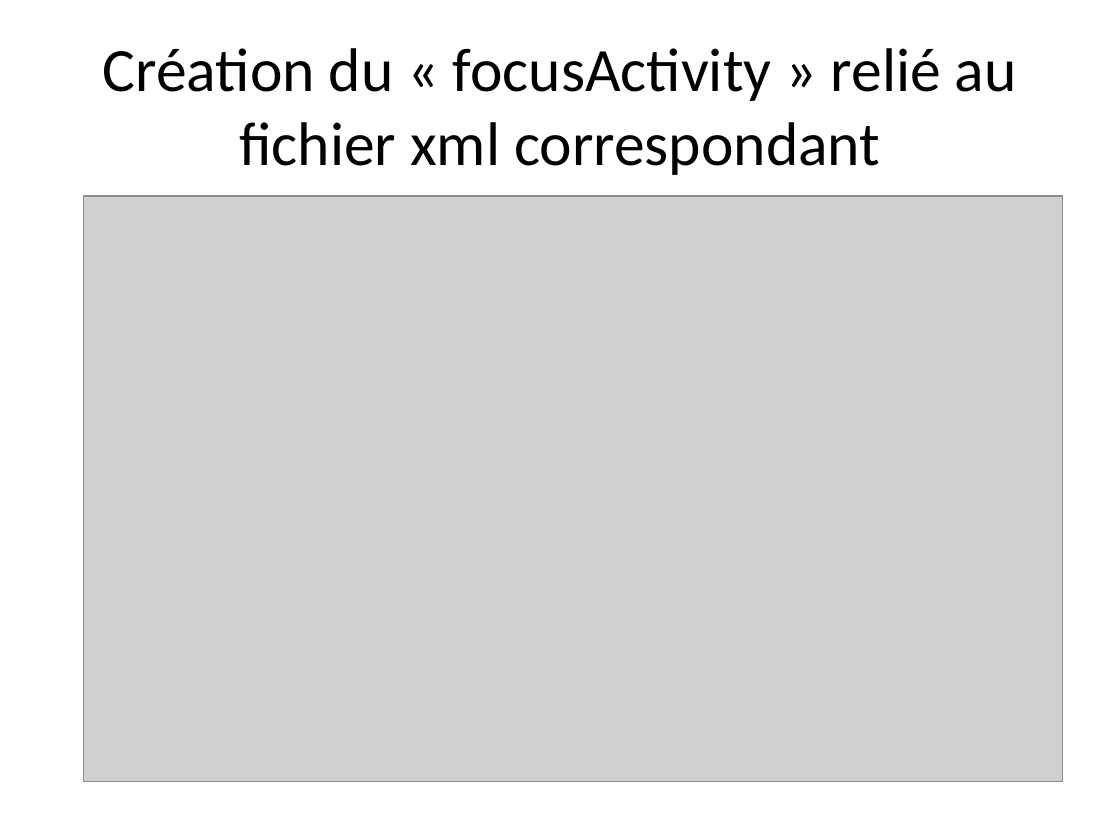
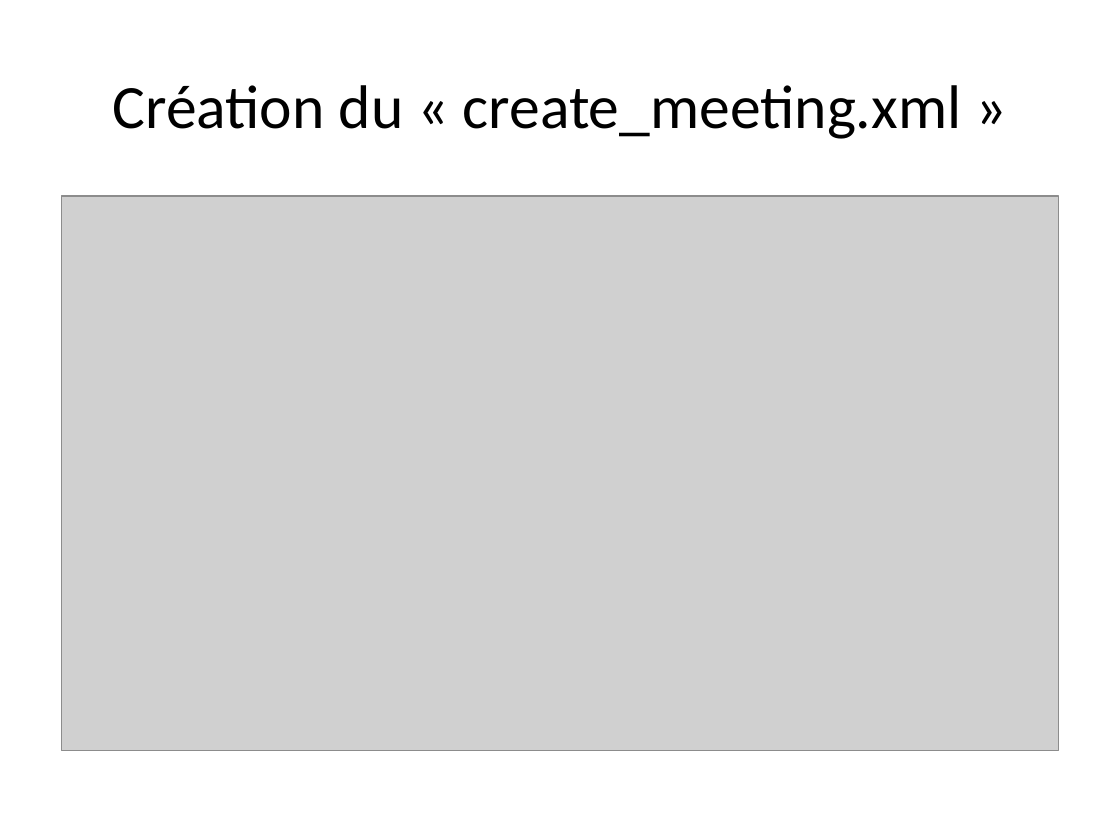
Before and after one commit to Luck-art/Projet_4_android, a slide deck: slide 5 of powerpoint/projet_4_powerpoint.pptx. Drawn at 1120x840 pixels with LibreOffice and Linux fonts; fonts in the diff are those of the drawing; grey boxes stand for pictures. Boxes give left, top, right and bottom in pixels: in the first picture for what was removed or moved away, otherwise in the second. Text is boxed around its words. In the diff, an @@ line names an element or a change of style, - is before the commit and + after.

```diff
--- a/powerpoint/projet_4_powerpoint.pptx
+++ b/powerpoint/projet_4_powerpoint.pptx
@@ title at [113, 85, 962, 139]: text changed @@
-Création du « focusActivity » relié au fichier xml correspondant
+Création du « create_meeting.xml »
@@ picture: place and size @@
-picture at [84, 196, 1063, 782]
+picture at [62, 196, 1058, 750]
```
Also in this commit, not shown: 7 other slides changed, 9 slides added, 2 slides removed, 7 other files.
